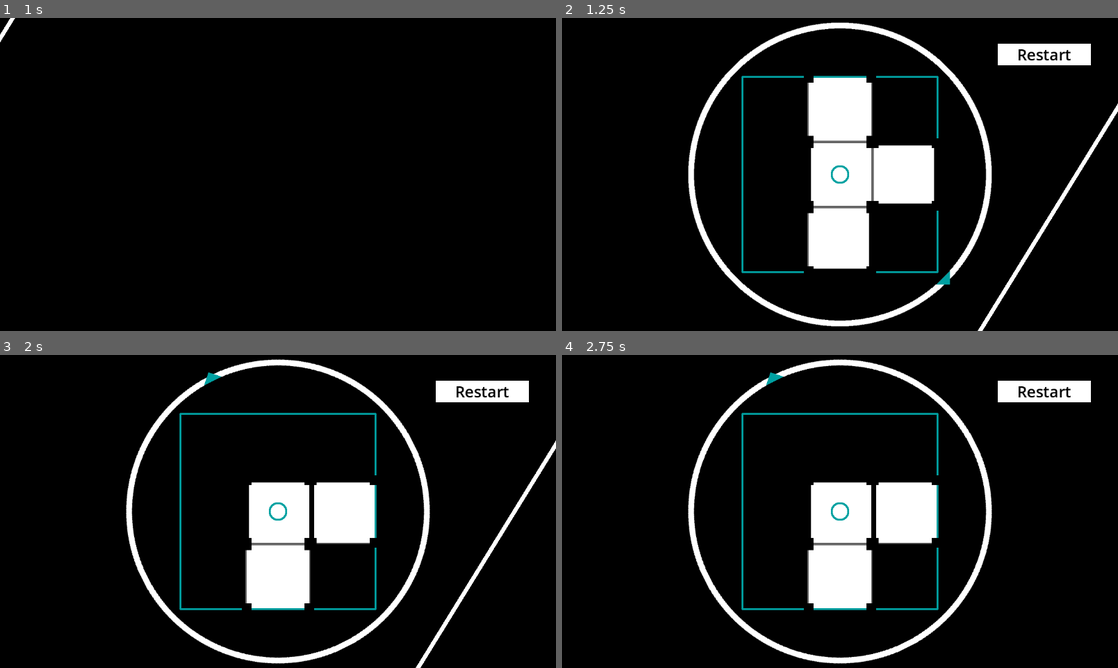
Above: before the commit, frames 1-4 (two rows, left to right).
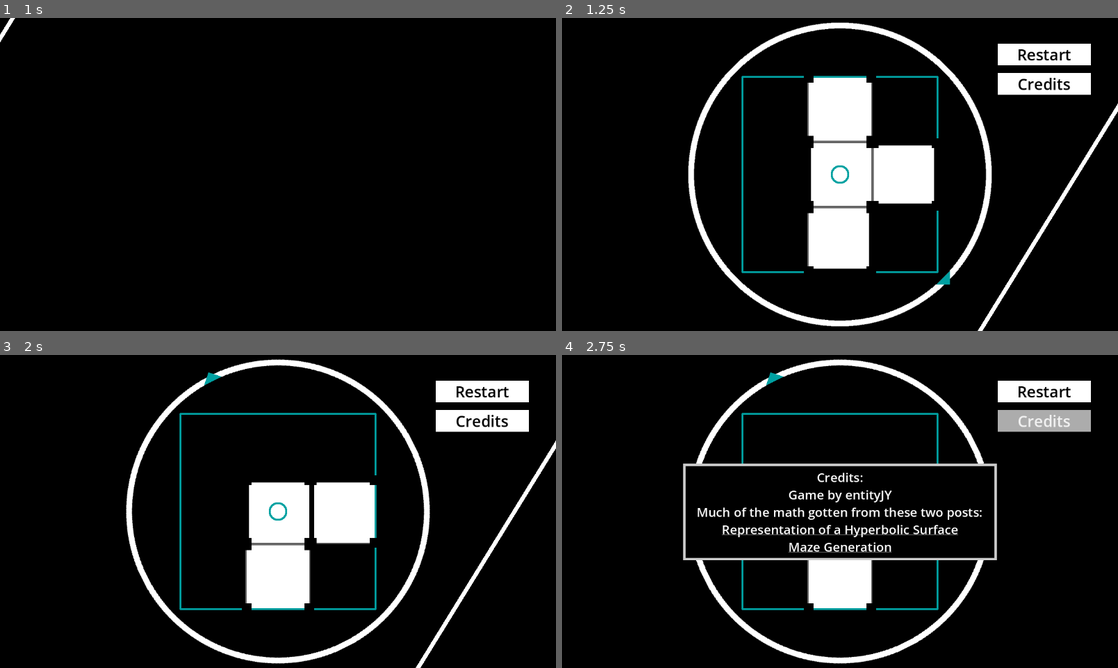
Above: after the commit, the same moments.

Repository: entityJY/hyperedi
Game: Godot game, scene res://ui/start_game.tscn
Same seed, same stepped clock (60 frames per second), same inputs: the game is played once before the commit and once after it.
Inputs (mouse positions are in pixels of both pictures, inside the frame that each line leads up to):
- Up to frame 1 (1 s): click "Start Game" at 0.5 s
- Up to frame 2 (1.25 s): no input
- Up to frame 3 (2 s): click "Restart" at 1.25 s
- Up to frame 4 (2.75 s): click (1045, 420) at 2 s, where only the run after the commit has a clickable "Credits"

Frame 1 is identical in both runs. In frame 2, 1.1% of the frame differs, in the area x 78-96%, y 17-25%; in frame 3, 1.1%; in frame 4, 8.8%, in the area x 21-96%, y 17-66%.

Commit message:
feat: add credits

Diff:
--- a/project.godot
+++ b/project.godot
@@ -49,6 +49,11 @@
 , Object(InputEventKey,"resource_local_to_scene":false,"resource_name":"","device":-1,"window_id":0,"alt_pressed":false …(186 unchanged characters)…
 ]
 }
+escape={
+"deadzone": 0.2,
+"events": [Object(InputEventKey,"resource_local_to_scene":false,"resource_name":"","device":-1,"window_id":0,"alt_pressed":false,"shift_pressed":false,"ctrl_pressed":false,"meta_pressed":false,"pressed":false,"keycode":0,"physical_keycode":4194305,"key_label":0,"unicode":0,"location":0,"echo":false,"script":null)
+]
+}
 
 [rendering]
 
--- a/ui/start_game.gd
+++ b/ui/start_game.gd
@@ -6,7 +6,6 @@
 	SceneTransition.fade_in()
 
 func _on_button_button_down() -> void:
-	print("fade out")
 	SceneTransition.fade_out()
 	await SceneTransition.animation_finished
 	get_tree().change_scene_to_packed(game_scene)
--- a/ui/ui.gd
+++ b/ui/ui.gd
@@ -1,6 +1,7 @@
 extends CanvasLayer
 
-
+@export var credits: RichTextLabel
+var credits_toggled: bool = false
 signal restart_button_pressed()
 
 # Called when the node enters the scene tree for the first time.
@@ -10,8 +11,20 @@
 
 # Called every frame. 'delta' is the elapsed time since the previous frame.
 func _process(_delta: float) -> void:
-	pass
+	if Input.is_action_just_pressed("escape"):
+		var tween = get_tree().create_tween()
+		tween.tween_property(credits, "position", Vector2(251, 174), .5)
+		credits_toggled = false
 
 
 func _on_button_button_down() -> void:
 	restart_button_pressed.emit()
+
+
+func _on_credits_button_down() -> void:
+	var tween = get_tree().create_tween()
+	if credits_toggled:
+		tween.tween_property(credits, "position", Vector2(251, -360), .5)
+	else:
+		tween.tween_property(credits, "position", Vector2(251, 225), .5)
+	credits_toggled = !credits_toggled
--- a/ui/ui.tscn
+++ b/ui/ui.tscn
@@ -15,8 +15,16 @@
 [sub_resource type="StyleBoxFlat" id="StyleBoxFlat_nvlst"]
 bg_color = Color(0.6748146, 0.67481464, 0.6748144, 1)
 
-[node name="HyperPlanRenderer" type="CanvasLayer" unique_id=1106087896]
+[sub_resource type="StyleBoxFlat" id="StyleBoxFlat_ks8t7"]
+bg_color = Color(0, 0, 0, 1)
+border_width_left = 5
+border_width_top = 5
+border_width_right = 5
+border_width_bottom = 5
+
+[node name="UI" type="CanvasLayer" unique_id=1106087896 node_paths=PackedStringArray("credits")]
 script = ExtResource("1_t1rqr")
+credits = NodePath("RichTextLabel")
 
 [node name="PanelContainer" type="PanelContainer" parent="." unique_id=1021052557]
 anchors_preset = 15
@@ -65,8 +73,9 @@
 [node name="VBoxContainer2" type="VBoxContainer" parent="PanelContainer/MarginContainer/HBoxContainer/MarginContainer2" unique_id=904585337]
 layout_mode = 2
 size_flags_horizontal = 3
+theme_override_constants/separation = 16
 
-[node name="Button" type="Button" parent="PanelContainer/MarginContainer/HBoxContainer/MarginContainer2/VBoxContainer2" unique_id=253205005]
+[node name="Restart" type="Button" parent="PanelContainer/MarginContainer/HBoxContainer/MarginContainer2/VBoxContainer2" unique_id=253205005]
 layout_mode = 2
 theme_override_colors/font_color = Color(0, 0, 0, 1)
 theme_override_font_sizes/font_size = 32
@@ -75,4 +84,41 @@
 theme_override_styles/hover = SubResource("StyleBoxFlat_nvlst")
 text = "Restart"
 
-[connection signal="button_down" from="PanelContainer/MarginContainer/HBoxContainer/MarginContainer2/VBoxContainer2/Button" to="." method="_on_button_button_down"]
+[node name="Credits" type="Button" parent="PanelContainer/MarginContainer/HBoxContainer/MarginContainer2/VBoxContainer2" unique_id=1731062977]
+layout_mode = 2
+theme_override_colors/font_color = Color(0, 0, 0, 1)
+theme_override_font_sizes/font_size = 32
+theme_override_styles/normal = SubResource("StyleBoxFlat_q4tdt")
+theme_override_styles/pressed = SubResource("StyleBoxFlat_41hah")
+theme_override_styles/hover = SubResource("StyleBoxFlat_nvlst")
+text = "Credits
+"
+
+[node name="RichTextLabel" type="RichTextLabel" parent="." unique_id=328547320]
+custom_minimum_size = Vector2(650, 200)
+anchors_preset = 8
+anchor_left = 0.5
+anchor_top = 0.5
+anchor_right = 0.5
+anchor_bottom = 0.5
+offset_left = -300.0
+offset_top = -683.0
+offset_right = 300.0
+offset_bottom = -483.0
+grow_horizontal = 2
+grow_vertical = 2
+size_flags_horizontal = 4
+size_flags_vertical = 4
+theme_override_font_sizes/normal_font_size = 26
+theme_override_styles/normal = SubResource("StyleBoxFlat_ks8t7")
+bbcode_enabled = true
+text = "Credits:
+Game by entityJY
+Much of the math gotten from these two posts:
+[url=https://math.stackexchange.com/questions/2222314/description-of-the-order-5-square-tiling-of-the-hyperbolic-plane-as-a-graph]Representation of a Hyperbolic Surface[/url]
+[url=https://professor-l.github.io/mazes/]Maze Generation[/url]"
+horizontal_alignment = 1
+vertical_alignment = 1
+
+[connection signal="button_down" from="PanelContainer/MarginContainer/HBoxContainer/MarginContainer2/VBoxContainer2/Restart" to="." method="_on_button_button_down"]
+[connection signal="button_down" from="PanelContainer/MarginContainer/HBoxContainer/MarginContainer2/VBoxContainer2/Credits" to="." method="_on_credits_button_down"]
